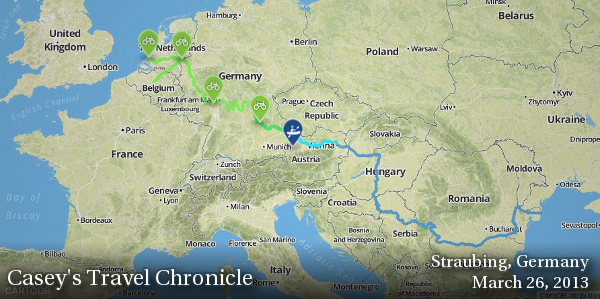
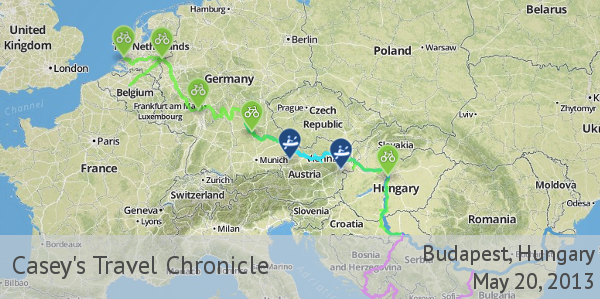
Revision of a layered (600, 299) image; what changed, layer by layer:
added layer "Budapest, Hungary ..." above "Casey's Travel Chronicle" over (424, 245, 595, 293)
added layer "Casey's Travel Chronicle" above "Layer" over (13, 256, 268, 279)
added layer "Layer" (60%) above "Pasted Layer #1" over (0, 235, 600, 299)
added layer "Pasted Layer #1" above "map.png" over (0, 0, 600, 299)
painted on "map.png" over (221, 270, 237, 285)
